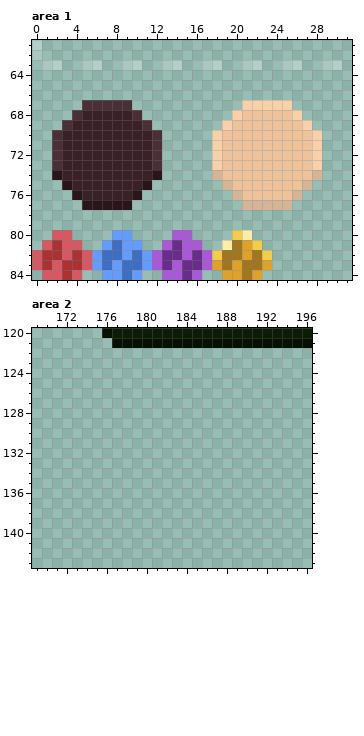
Pixel-art file, stored at src/assets/sprites.aseprite. The picture above is the old version.
600x600 pixels, 1 frame. Shown: area 1: x 0..31, y 61..84; area 2: x 169..196, y 120..143.
The result:
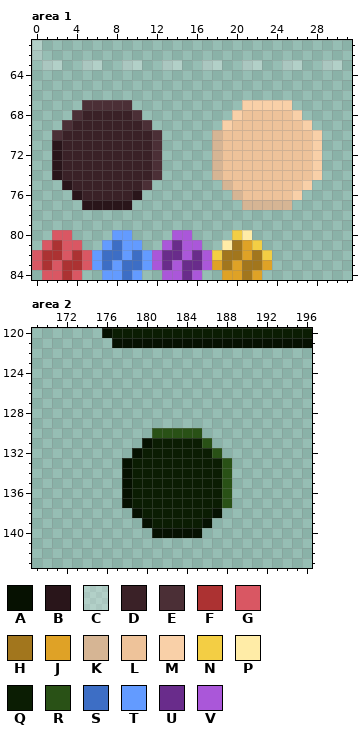
Palette (. is transparent): A #061101  B #29151a  C #ffffff45  D #3a2127  E #4b2f36  F #ac3232  G #d95763  H #a2761d  J #dfa226  K #d6b594  L #eec39a  M #f9d0a8  N #f3ce44  P #ffeca7  Q #0b1d03  R #295116  S #3d6ec5  T #639bff  U #692c8b  V #aa57d9
From old to new:
Area 1, layer "Layer 1":
Colour E gives way to colour B in rows 71 to 73 at x 2.
Colour B gives way to colour E in row 74 at x 12; in row 75 at x 11.
Colour M gives way to colour K in rows 70 to 73 at x 18.
Colour K gives way to colour M in row 74 at x 28; in row 75 at x 27; in row 76 at x 26.
Area 2, layer "Layer 1":
The edit adds colour A in row 131 at x 180; in row 132 at x 179; in rows 133 to 137 at x 178; in row 138 at x 179 and 187; in row 139 at x 180 and 186; in row 140 at x 181 to 185.
The edit adds colour Q in row 131 at x 181 to 185; in row 132 at x 180 to 186; in rows 133 to 137 at x 179 to 187; in row 138 at x 180 to 186; in row 139 at x 181 to 185.
The edit adds colour R in row 130 at x 181 to 185; in row 131 at x 186; in row 132 at x 187; in rows 133 to 137 at x 188.
